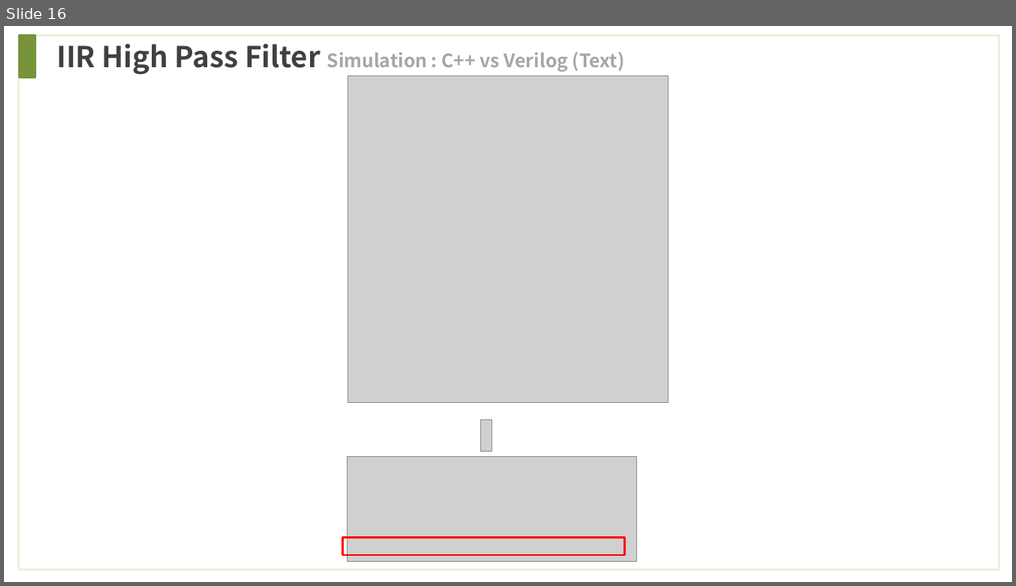
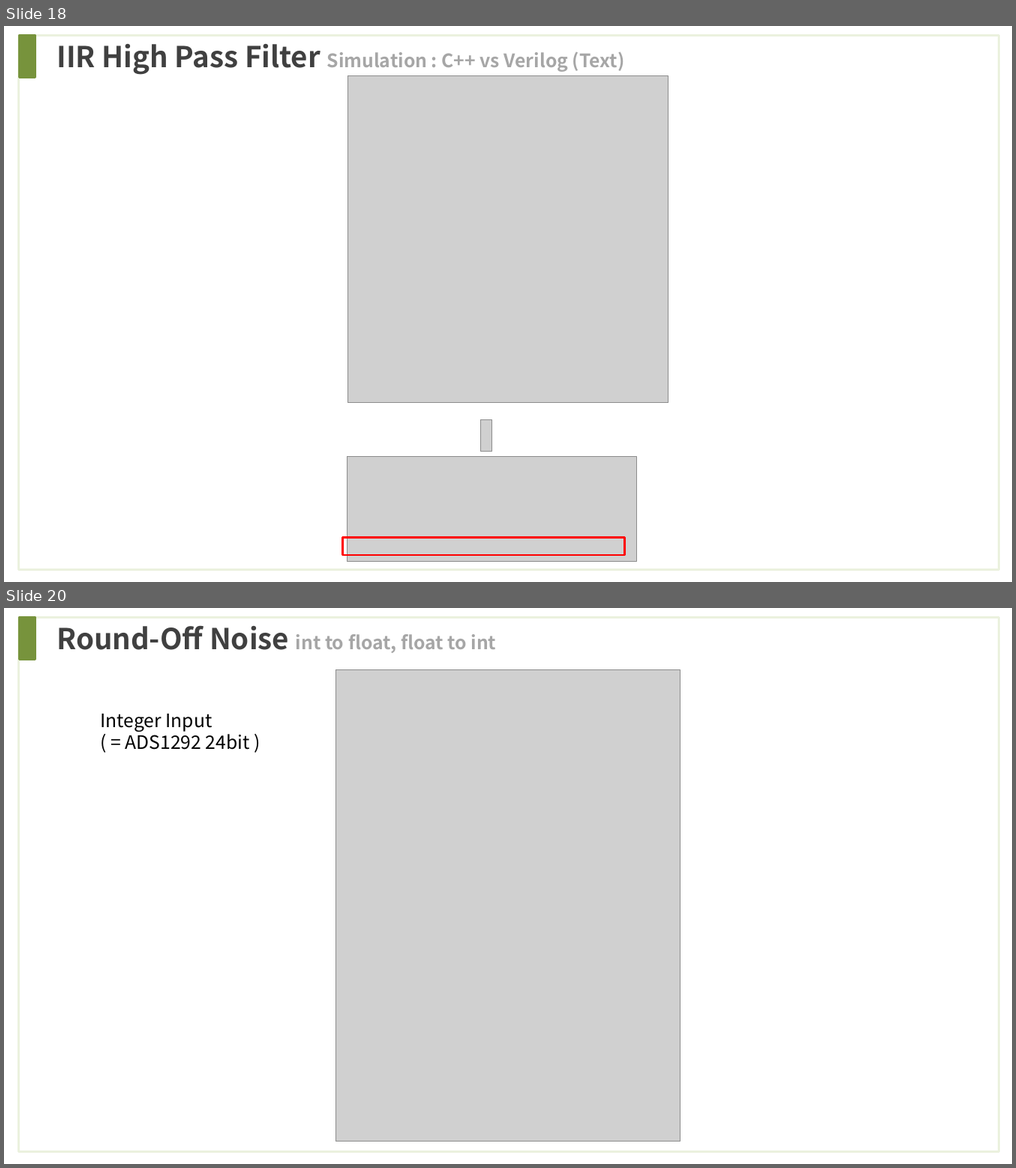
Before and after one commit to wjdwls0630/khu_sensor, a slide deck: Reference/Filter/Filter_Test.pptx. Shown one above the other, each under a label of ours: slide 16 before the commit, slides 18 and 20 after it; the slides between them are not shown. The pictures are 1016x586 and 1016x1168 pixels, drawn with LibreOffice and Linux fonts; fonts in the diff are those of the drawing; grey boxes stand for pictures. Boxes give left, top, right and bottom in pixels: in the first picture for what was removed or moved away, otherwise in the second. Text is boxed around its words. In the diff, an @@ line names an element or a change of style, - is before the commit and + after.

```diff
--- a/Reference/Filter/Filter_Test.pptx
+++ b/Reference/Filter/Filter_Test.pptx
@@ slide 20 added at box(4, 608, 1012, 1164), background #FFFFFF @@
@@ rectangle added at box(18, 617, 998, 1152), outline #EBF1DE 2.25 pt @@
@@ rectangle added at box(20, 617, 36, 659), fill #77933C, outline #77933C 2 pt @@
@@ text added at box(56, 625, 497, 653), 18 pt, text #A6A6A6, bold @@
+Round-Off Noise int to float, float to int
@@ picture added at box(336, 670, 680, 1141) @@
@@ text added at box(101, 714, 250, 750), 18 pt, text #000000 @@
+Integer Input
+( = ADS1292 24bit )
@@ what was slide 16 is now slide 18 @@
```
Also in this commit, not shown: 1 slide changed, 6 other slides added, 3 slides removed, 10 other files.
